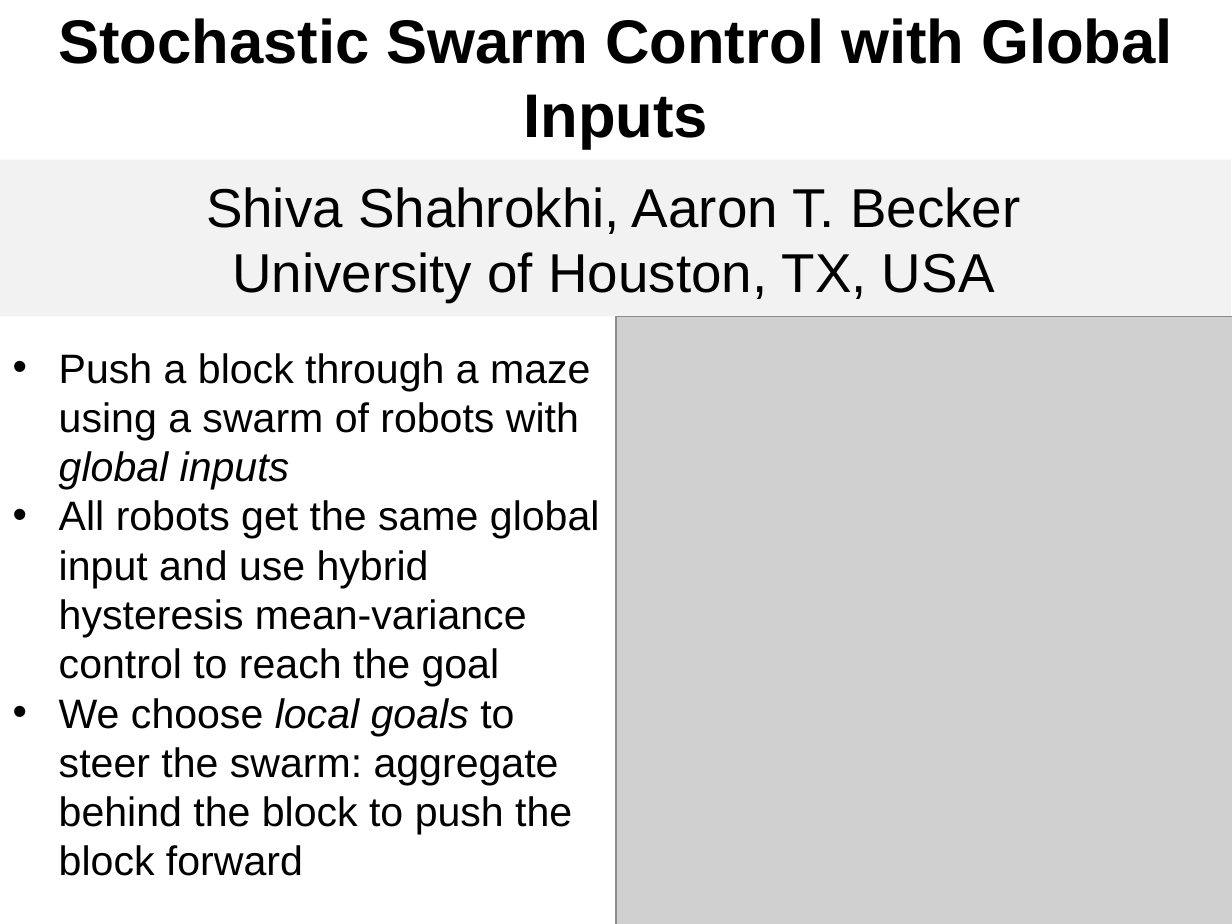
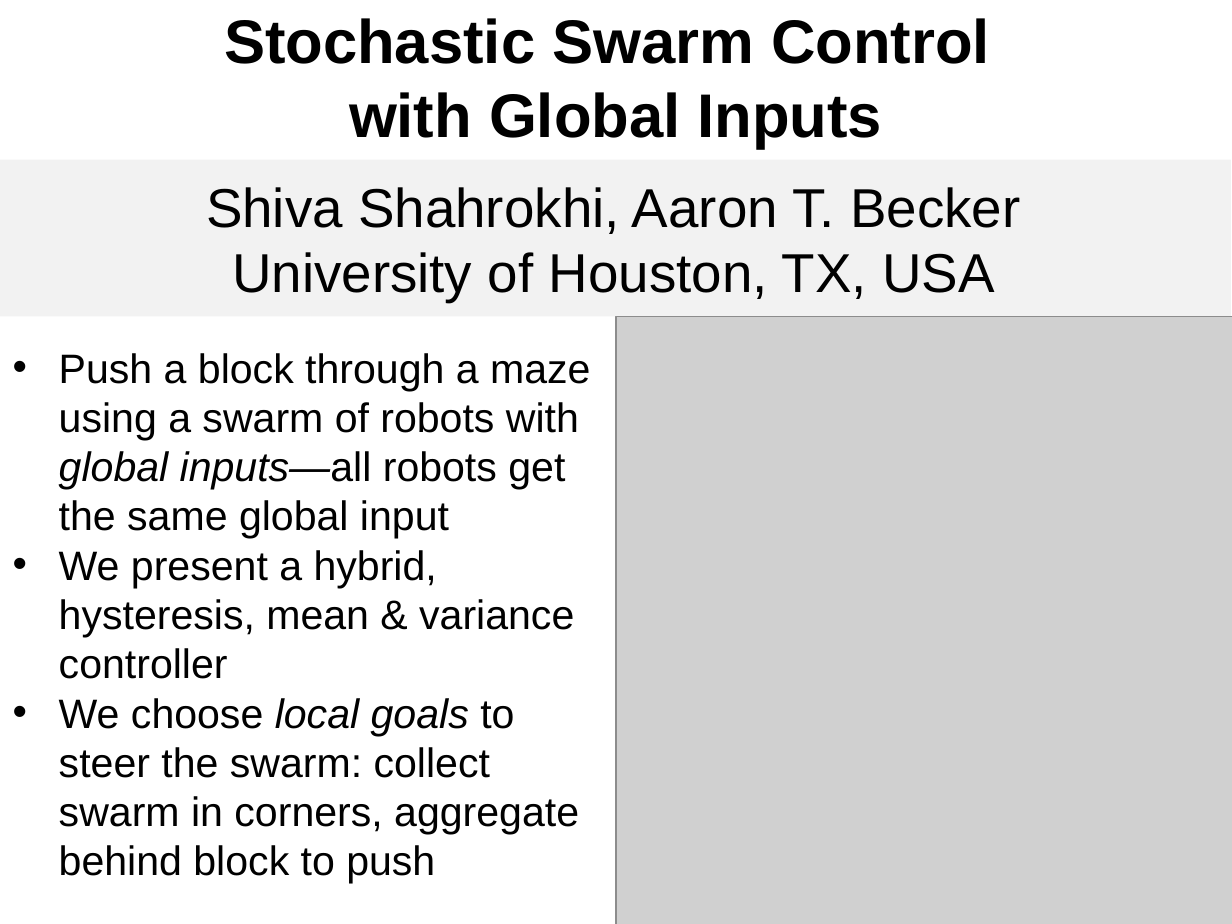
Before and after one commit to mable93wan/SwarmControlSandbox, a slide deck: slide 1 of papers/swarmControl/PublishVersion/IROS2015slideStochasticSwarmControl.ppt. Drawn at 1232x924 pixels with LibreOffice and Linux fonts; fonts in the diff are those of the drawing; grey boxes stand for pictures. Boxes give left, top, right and bottom in pixels: in the first picture for what was removed or moved away, otherwise in the second. Text is boxed around its words. In the diff, an @@ line names an element or a change of style, - is before the commit and + after.

Commit message:
Updated the slide

```diff
--- a/papers/swarmControl/PublishVersion/IROS2015slideStochasticSwarmControl.ppt
+++ b/papers/swarmControl/PublishVersion/IROS2015slideStochasticSwarmControl.ppt
@@ text at <box>224,18,990,149</box>: text changed @@
-Stochastic Swarm Control with Global Inputs
+Stochastic Swarm Control
+with Global Inputs
@@ text at <box>59,353,590,884</box>: text changed @@
-• Push a block through a maze using a swarm of robots with global inputs
-• All robots get the same global input and use hybrid hysteresis mean-variance control to reach the goal
-• We choose local goals to steer the swarm: aggregate behind the block to push the block forward
+• Push a block through a maze using a swarm of robots with global inputs—all robots get the same global input
+• We present a hybrid, hysteresis, mean & variance controller
+• We choose local goals to steer the swarm: collect swarm in corners, aggregate behind block to push
```
